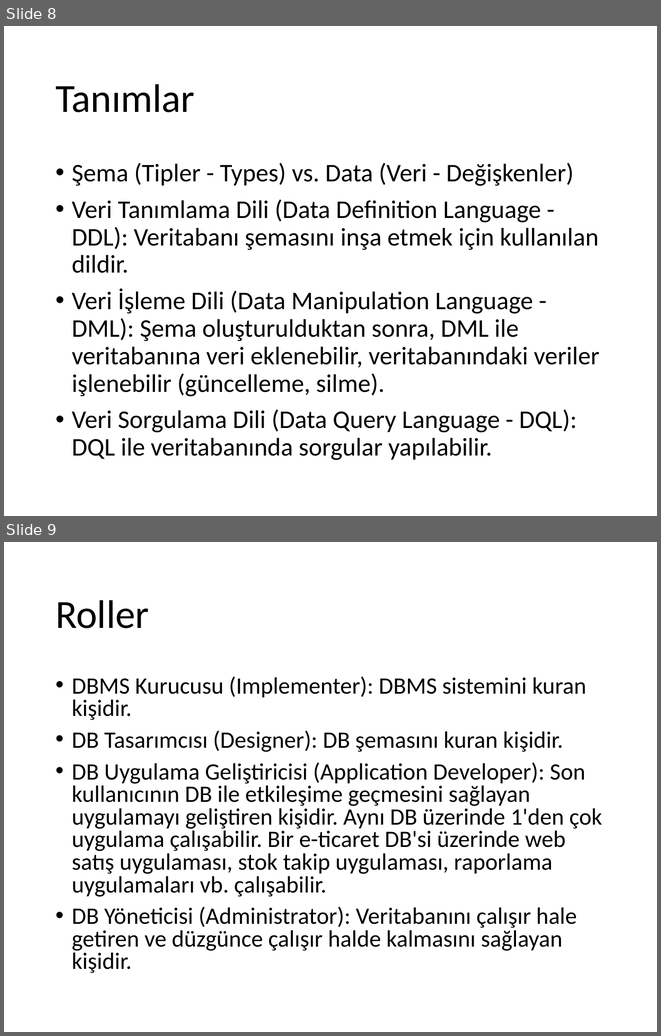
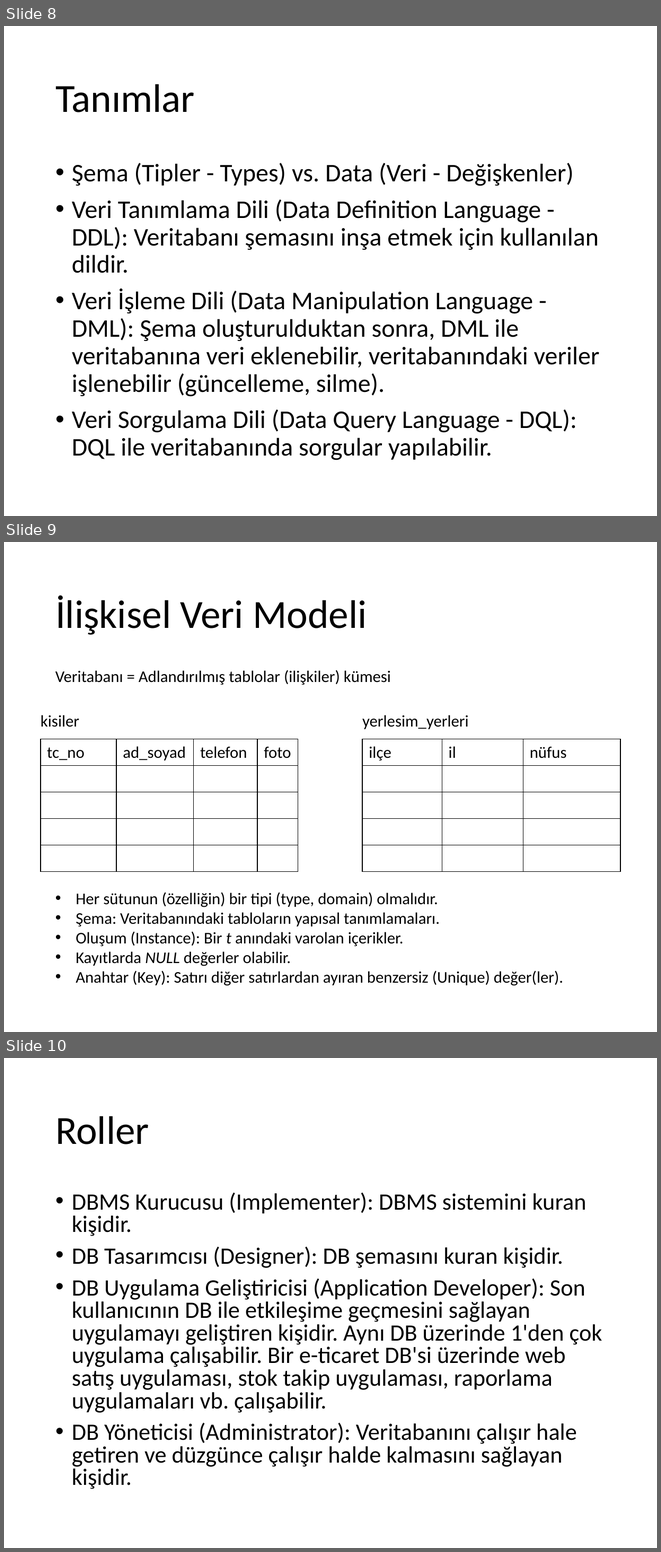
Before and after one commit to ihpar/dbms, a slide deck: Slides/Ders 0.pptx. Shown one above the other, each under a label of ours: slides 8 and 9 before the commit, slides 8, 9 and 10 after it. The pictures are 661x1036 and 661x1552 pixels, drawn with LibreOffice and Linux fonts; fonts in the diff are those of the drawing. Boxes give left, top, right and bottom in pixels: in the first picture for what was removed or moved away, otherwise in the second. Text is boxed around its words. In the diff, an @@ line names an element or a change of style, - is before the commit and + after.

```diff
--- a/Slides/Ders 0.pptx
+++ b/Slides/Ders 0.pptx
@@ slide 9 added at (4,542,657,1032), background #FFFFFF @@
@@ title added at (55,595,367,635), 44 pt, text #000000 @@
+İlişkisel Veri Modeli
@@ text added at (55,670,391,685), 18 pt, text #000000 @@
+Veritabanı = Adlandırılmış tablolar (ilişkiler) kümesi
@@ text added at (41,715,79,727), 18 pt, text #000000 @@
+kisiler
@@ text added at (362,715,469,729), 18 pt, text #000000 @@
+yerlesim_yerleri
@@ table added at (41,739,298,872), 5 rows, 4 columns @@
+tc_no | ad_soyad | telefon | foto
+ |  |  | 
+ |  |  | 
+ |  |  | 
+ |  |  | 
@@ table added at (362,739,620,872), 5 rows, 3 columns @@
+ilçe | il | nüfus
+ |  | 
+ |  | 
+ |  | 
+ |  | 
@@ text added at (76,892,563,986), 18 pt, text #000000 @@
+• Her sütunun (özelliğin) bir tipi (type, domain) olmalıdır.
+• Şema: Veritabanındaki tabloların yapısal tanımlamaları.
+• Oluşum (Instance): Bir t anındaki varolan içerikler.
+• Kayıtlarda NULL değerler olabilir.
+• Anahtar (Key): Satırı diğer satırlardan ayıran benzersiz (Unique) değer(ler).
@@ what was slide 9 is now slide 10 @@
```
Also in this commit, not shown: 1 slide changed, 4 other slides added.
